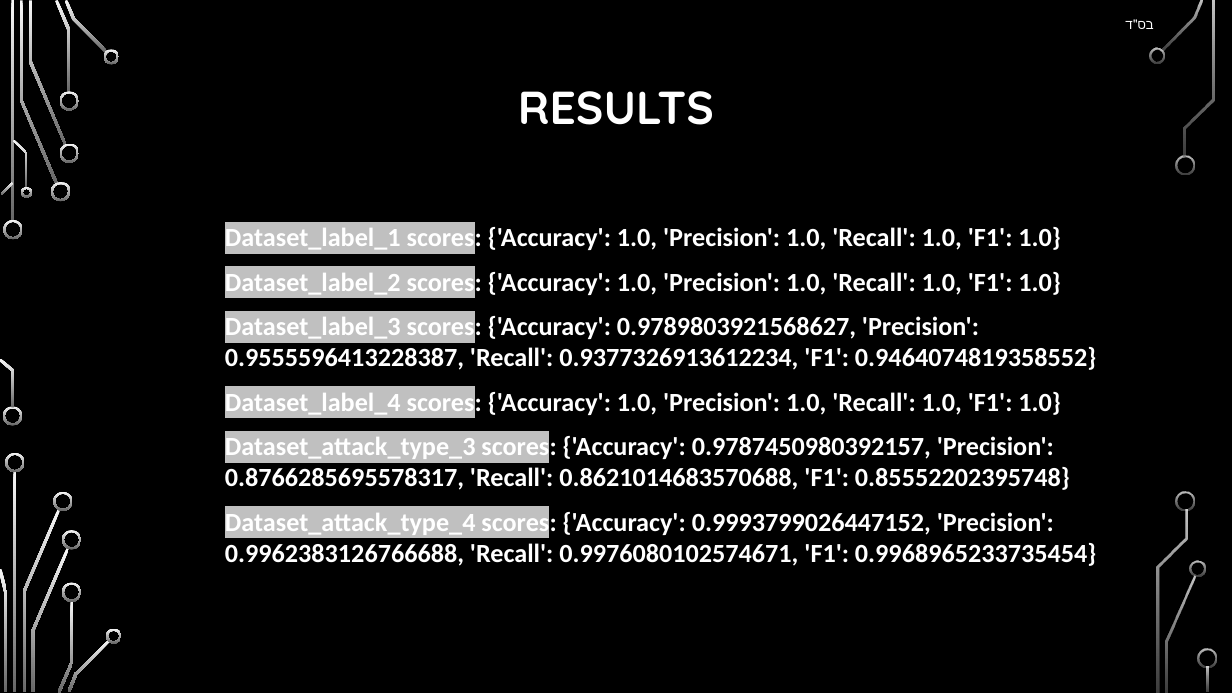
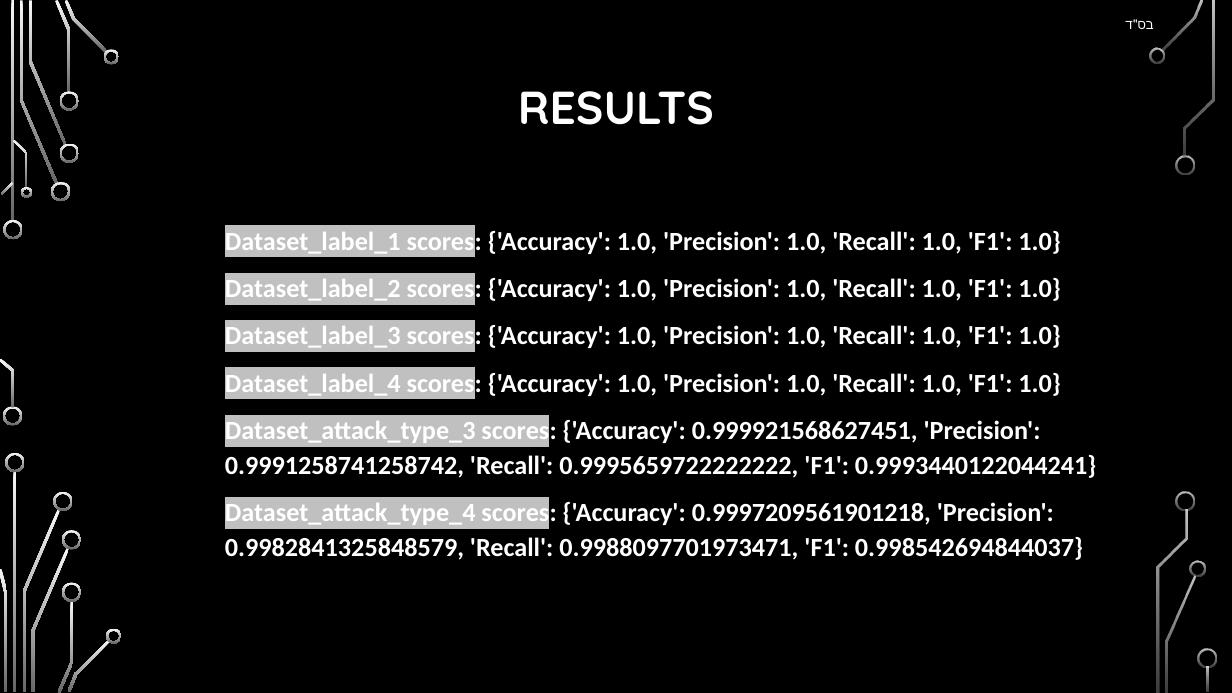
Before and after one commit to RazElbaz/API_security_challenge, a slide deck: slide 7 of Presentation.pptx. Drawn at 1232x693 pixels with LibreOffice and Linux fonts; fonts in the diff are those of the drawing; background and template pictures are left out. Boxes give left, top, right and bottom in pixels: in the first picture for what was removed or moved away, otherwise in the second. Text is boxed around its words. In the diff, an @@ line names an element or a change of style, - is before the commit and + after.

```diff
--- a/Presentation.pptx
+++ b/Presentation.pptx
@@ text at bbox=[225, 228, 1060, 398]: line spacing 1 to 1.1 @@
@@ text at bbox=[225, 323, 1060, 351]: text changed @@
-Dataset_label_3 scores: {'Accuracy': 0.9789803921568627, 'Precision': 0.9555596413228387, 'Recall': 0.9377326913612234, 'F1': 0.9464074819358552}
+Dataset_label_3 scores: {'Accuracy': 1.0, 'Precision': 1.0, 'Recall': 1.0, 'F1': 1.0}
@@ text at bbox=[225, 418, 1096, 560]: text changed @@
-Dataset_attack_type_3 scores: {'Accuracy': 0.9787450980392157, 'Precision': 0.8766285695578317, 'Recall': 0.8621014683570688, 'F1': 0.85552202395748}
-Dataset_attack_type_4 scores: {'Accuracy': 0.9993799026447152, 'Precision': 0.9962383126766688, 'Recall': 0.9976080102574671, 'F1': 0.9968965233735454}
+Dataset_attack_type_3 scores: {'Accuracy': 0.999921568627451, 'Precision': 0.9991258741258742, 'Recall': 0.9995659722222222, 'F1': 0.9993440122044241}
+Dataset_attack_type_4 scores: {'Accuracy': 0.9997209561901218, 'Precision': 0.9982841325848579, 'Recall': 0.9988097701973471, 'F1': 0.998542694844037}
```
